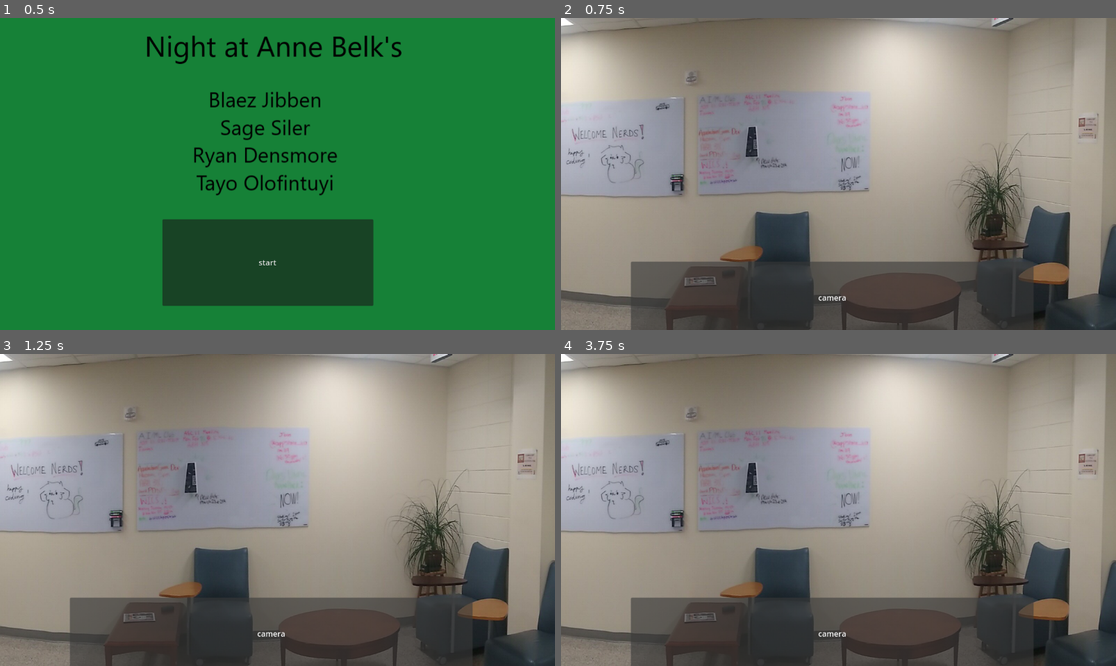
Above: before the commit, frames 1-4 (two rows, left to right).
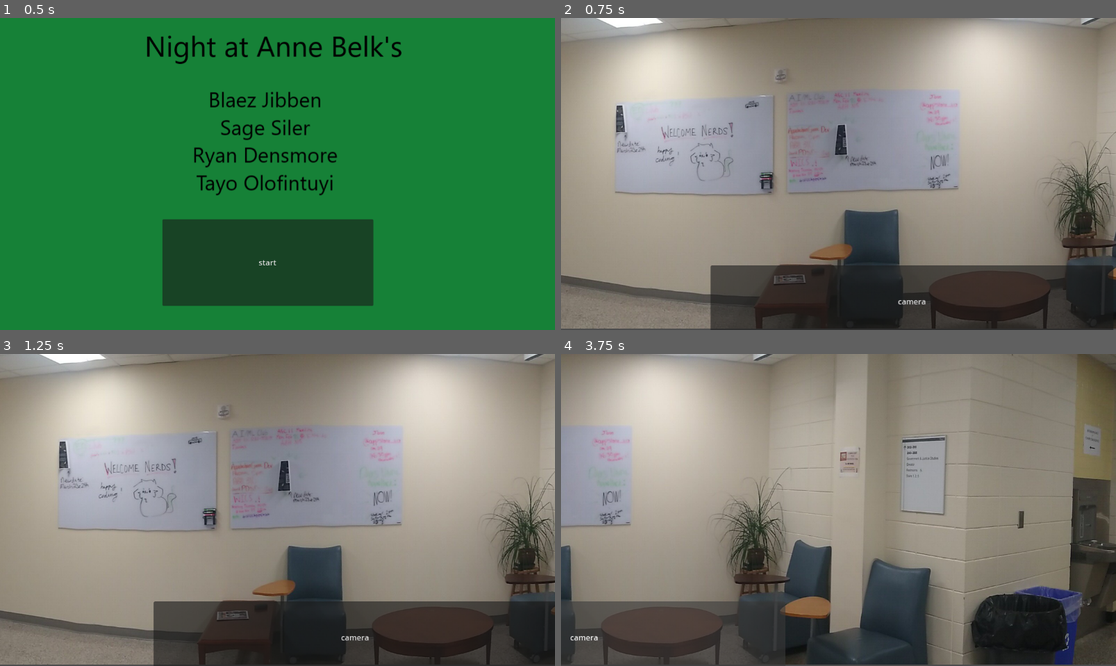
Above: after the commit, the same moments.

Repository: rydens/appalhack2024
Game: Godot game, scene res://scenesFolder/main.tscn
The game is run twice, just before and just after one commit, with the same random seed, the same clock (stepped at 60 frames per second) and the same inputs.
Inputs (mouse positions are in pixels of both pictures, inside the frame that each line leads up to):
- Up to frame 1 (0.5 s): no input
- Up to frame 2 (0.75 s): click "start" at 0.5 s
- Up to frame 3 (1.25 s): no input
- Up to frame 4 (3.75 s): click "camera" at 1.25 s; click (1038, 538) at 2 s; click "camera" at 2.75 s; click (971, 619) at 3.5 s

Frame 1 is identical in both runs. In frame 2, 59% of the frame differs, in the area x 0-100%, y 0-100%; in frame 3, 60%; in frame 4, 64%.

Commit message:
finished camera sliding, dont use, ryan made better camera sliding

Diff:
--- /dev/null
+++ b/scenesFolder/PlayerCamera.gd
@@ -0,0 +1,6 @@
+extends Camera2D
+
+# Called when the node enters the scene tree for the first time.
+func _ready():
+	var cameraPosition = get("zoom")
+	cameraPosition
--- a/scenesFolder/cameras/camera_a.tscn
+++ b/scenesFolder/cameras/camera_a.tscn
@@ -6,6 +6,11 @@
 [node name="CameraA" type="Node2D"]
 script = ExtResource("1_cltv3")
 
+[node name="CameraA" type="Sprite2D" parent="."]
+position = Vector2(707.096, 331)
+scale = Vector2(0.170015, 0.170015)
+texture = ExtResource("2_lm0jc")
+
 [node name="showCameras" type="Button" parent="."]
 offset_left = 145.0
 offset_top = 591.0
@@ -13,9 +18,4 @@
 offset_bottom = 656.0
 text = "camera"
 
-[node name="CameraA" type="Sprite2D" parent="."]
-position = Vector2(707.096, 331)
-scale = Vector2(0.170015, 0.170015)
-texture = ExtResource("2_lm0jc")
-
 [connection signal="pressed" from="showCameras" to="." method="_on_show_cameras_pressed"]
--- a/scenesFolder/lobbyScene.tscn
+++ b/scenesFolder/lobbyScene.tscn
@@ -1,24 +1,33 @@
-[gd_scene load_steps=3 format=3 uid="uid://dsfenq8b6squp"]
+[gd_scene load_steps=4 format=3 uid="uid://dsfenq8b6squp"]
 
 [ext_resource type="Script" path="res://scripts/player.gd" id="1_p7v2c"]
 [ext_resource type="Texture2D" uid="uid://qw1whvsnwmro" path="res://assets/cameraLobby.jpg" id="2_qr8ti"]
+[ext_resource type="Script" path="res://scenesFolder/PlayerCamera.gd" id="3_qbyke"]
 
 [node name="player" type="Node2D"]
 script = ExtResource("1_p7v2c")
+metadata/_edit_horizontal_guides_ = [654.0]
+metadata/_edit_vertical_guides_ = [1750.0, -548.0, 516.0]
 
 [node name="CameraLobby" type="Sprite2D" parent="."]
-position = Vector2(517, 322.125)
+position = Vector2(-30, 3)
 scale = Vector2(0.729632, 0.729632)
 texture = ExtResource("2_qr8ti")
 
-[node name="Sprite2D" type="Sprite2D" parent="."]
-visible = false
+[node name="PlayerCamera" type="Camera2D" parent="CameraLobby"]
+position = Vector2(87.7154, 9.59388)
+limit_left = -1200
+limit_top = -315
+limit_right = 1100
+limit_bottom = 330
+editor_draw_limits = true
+script = ExtResource("3_qbyke")
 
 [node name="showCameras" type="Button" parent="."]
-offset_left = 145.0
-offset_top = 506.0
-offset_right = 981.0
-offset_bottom = 656.0
+offset_left = -422.0
+offset_top = 199.0
+offset_right = 414.0
+offset_bottom = 349.0
 text = "camera"
 
 [connection signal="pressed" from="showCameras" to="." method="_on_show_cameras_pressed"]
--- a/scripts/player.gd
+++ b/scripts/player.gd
@@ -1,14 +1,26 @@
 extends Node2D
-
+var camera = null
+var mousePosition = null
+var ogCamPosition = null
 
 # Called when the node enters the scene tree for the first time.
 func _ready():
-	pass # Replace with function body.
+	camera = get_node("CameraLobby/PlayerCamera")
+	mousePosition = get_global_mouse_position();
+	ogCamPosition = camera.position
+
+
+	# print(cameraPosition)
+
 
 
 # Called every frame. 'delta' is the elapsed time since the previous frame.
 func _process(delta):
-	pass
+	mousePosition = get_global_mouse_position()
+	camera.position = mousePosition
+
+
+
 
 func _on_show_cameras_pressed():
 	get_tree().change_scene_to_file("res://scenesFolder/camera_interface.tscn")
